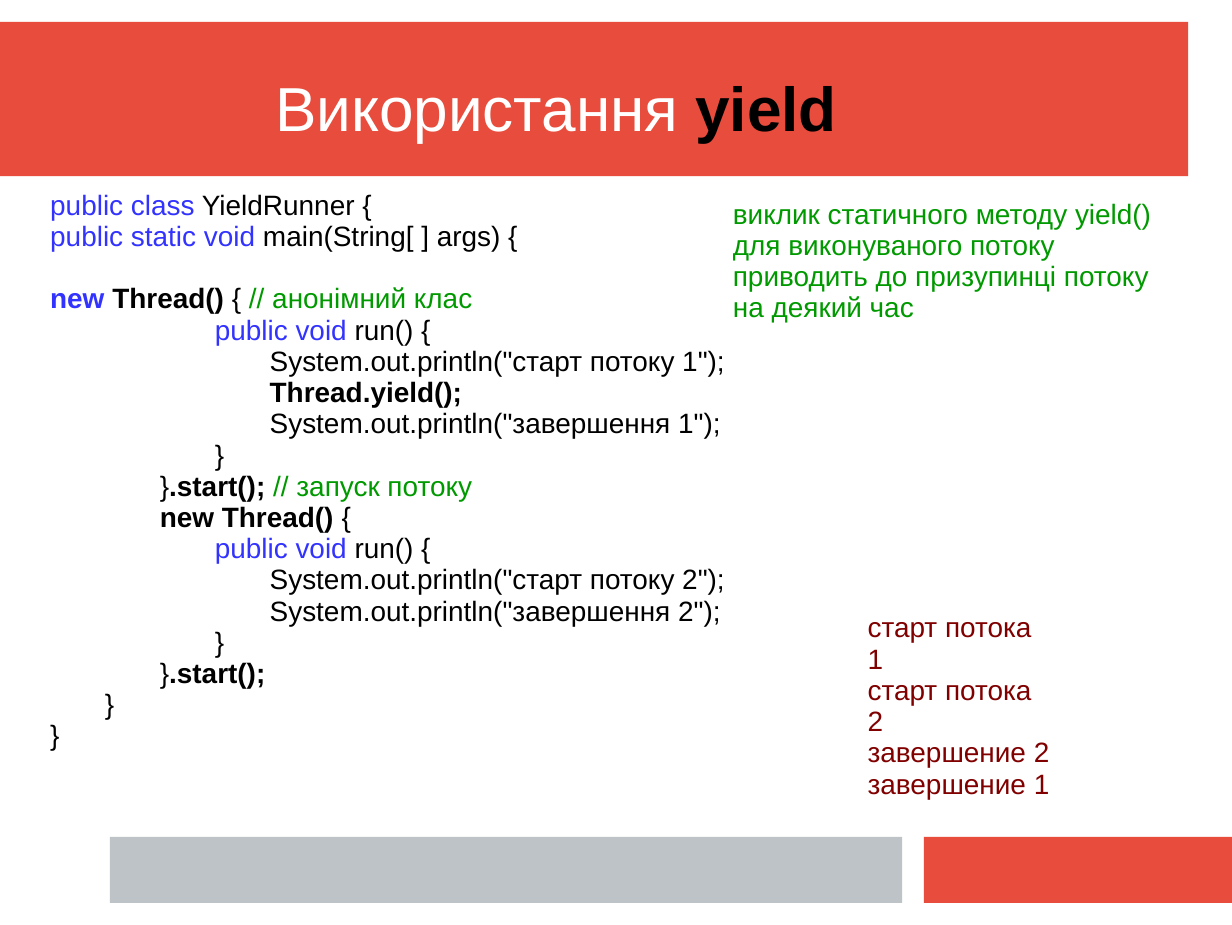
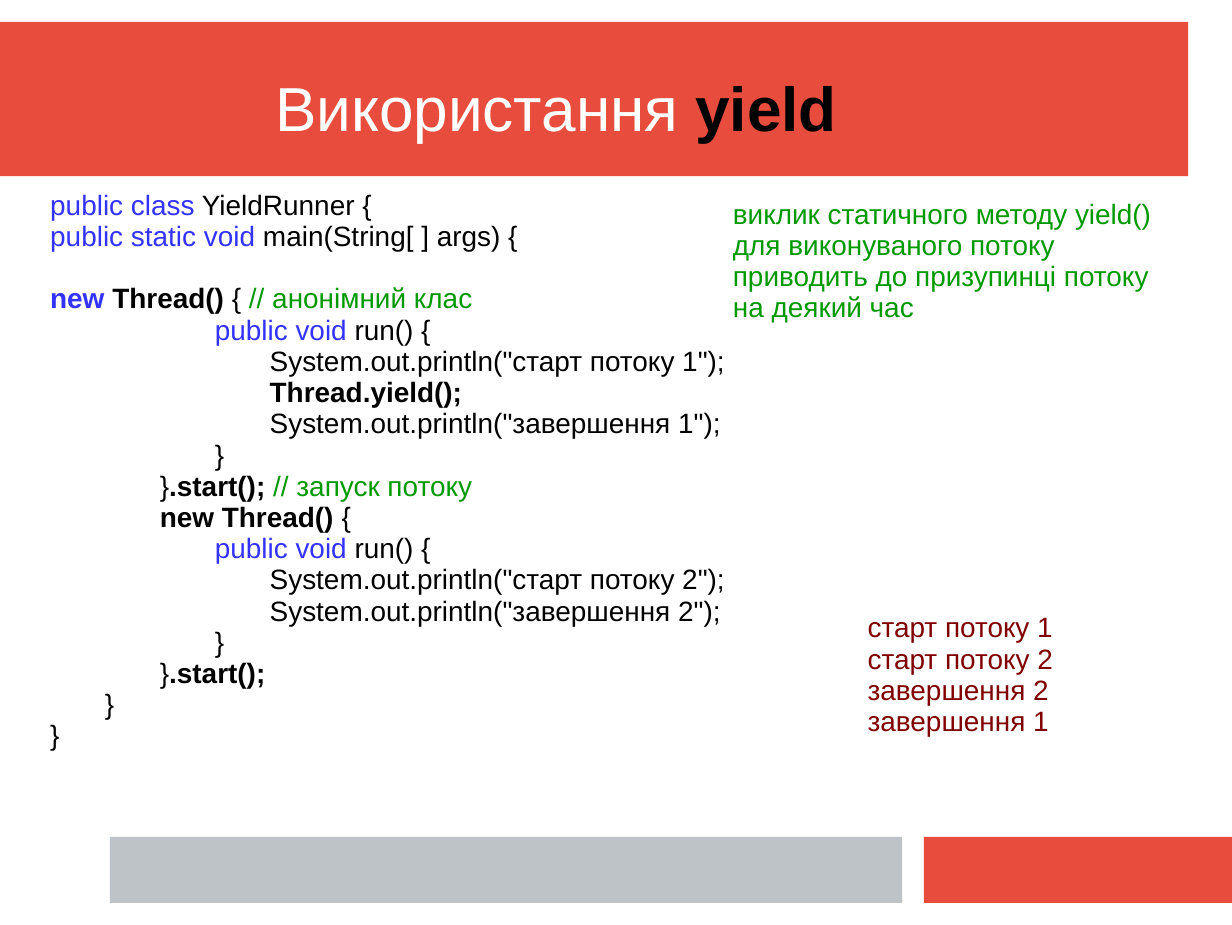
Before and after one commit to mecchmatProjects/JavaCourse, a slide deck: slide 21 of L10_Multi/JavaTutorUkr10.ppt (slide 19 before the commit). Drawn at 1232x925 pixels with LibreOffice and Linux fonts; fonts in the diff are those of the drawing. Boxes give left, top, right and bottom in pixels: in the first picture for what was removed or moved away, otherwise in the second. Text is boxed around its words. In the diff, an @@ line names an element or a change of style, - is before the commit and + after.

```diff
--- a/L10_Multi/JavaTutorUkr10.ppt
+++ b/L10_Multi/JavaTutorUkr10.ppt
@@ text at (x1=868, y1=617, x2=1053, y2=736): text changed @@
-старт потока 1
-старт потока 2
-завершение 2
-завершение 1
+старт потокy 1
+старт потоку 2
+завершення 2
+завершення 1
```
Also in this commit, not shown: 24 other slides changed, 25 slides added, 1 slide removed.
